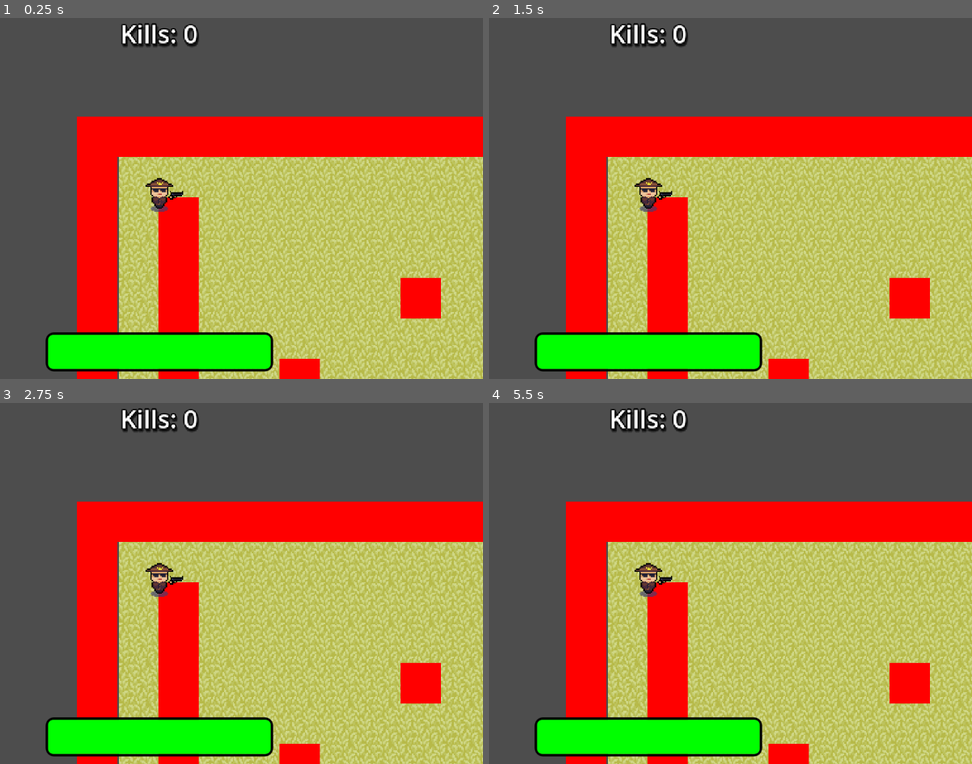
Above: before the commit, frames 1-4 (two rows, left to right).
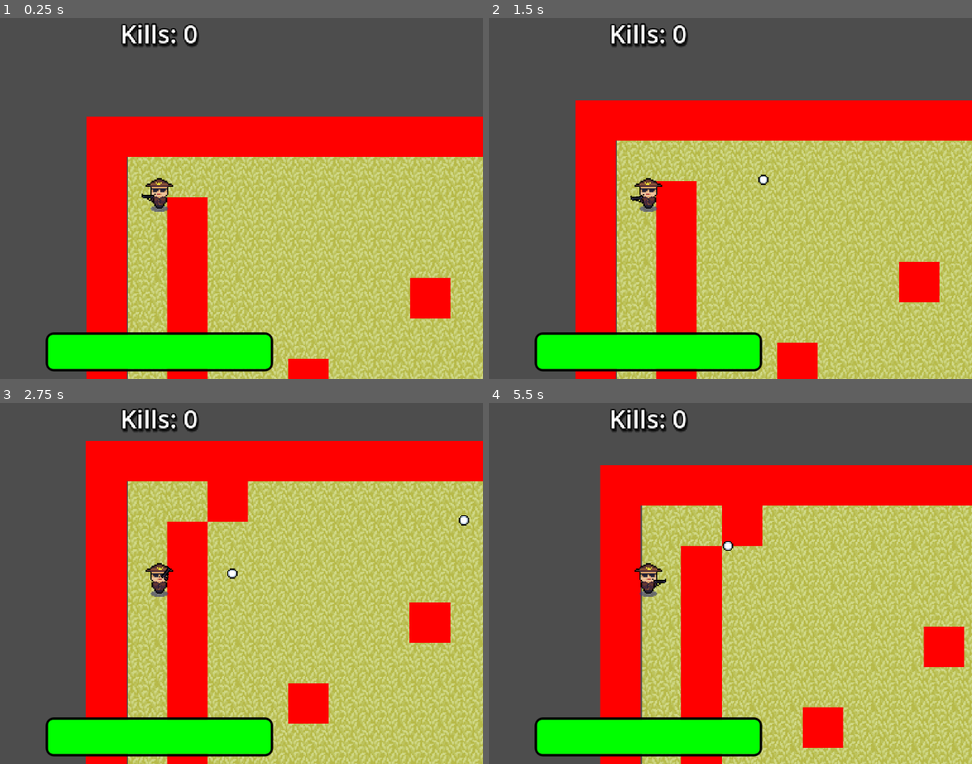
Above: after the commit, the same moments.

Repository: Crystalwarrior/top-down-zombie-game
Game: Godot game, scene res://scenes/NewHumanoidZombiesAndSuvivor/maintest.tscn
Same seed, same stepped clock (60 frames per second), same inputs: the game is played once before the commit and once after it. This scene is started directly instead of the project's main scene.
Inputs (mouse positions are in pixels of both pictures, inside the frame that each line leads up to):
- Up to frame 1 (0.25 s): no input
- Up to frame 2 (1.5 s): tap Enter at 0.5 s; move the mouse to (788, 180) at 0.52 s; hold D (right) 0.53-1.28 s; hold 1 (changeweapon, bound only before the commit) 0.53-1.28 s; click (788, 180) at 0.8 s; tap Space at 1.25 s; move the mouse to (517, 216) at 1.27 s; hold S (down) from 1.28 s (still down); click (517, 216) at 1.35 s
- Up to frame 3 (2.75 s): tap 1 (changeweapon, bound only before the commit) at 1.55 s; move the mouse to (222, 504) at 2.02 s; release S (down) at 2.03 s; hold D (right) from 2.03 s (still down); hold Right mouse button (build) from 2.03 s (still down); click (222, 504) at 2.3 s
- Up to frame 4 (5.5 s): move the mouse to (614, 655) at 2.77 s; release D (right) at 2.78 s; release Right mouse button (build) at 2.78 s; hold W (up) 2.78-3.53 s; tap 1 (changeweapon, bound only before the commit) at 2.85, 4.35 s; move the mouse to (841, 637) at 3.52 s; press the mouse at (841, 637) at 3.53 s; hold A (left) 3.53-5.03 s; tap Escape (changeweapon, bound only after the commit) at 4.15 s; move the mouse to (outside the picture) at 4.27 s; release the mouse at (outside the picture) at 4.28 s; move the mouse to (682, 583) at 5.02 s; press the mouse at (682, 583) at 5.03 s; hold S (down) from 5.03 s (still down)

The runs differ from the first frame. In frame 1, 20% of the frame differs, in the area x 15-100%, y 27-100%; in frame 2, 28%; in frame 3, 43%; in frame 4, 45%, in the area x 15-100%, y 17-100%.
Error before the commit: Parse Error: Too few arguments for "_startWeapon()" call. Expected at least 1 but received 0. (res://scenes/NewHumanoidZombiesAndSuvivor/Humanoids/survivor.gd:…

Commit message:
Humanoid and weapon update
+Zombies and survivors now inherit from the humanoid script & scene
+Weapons and inventory now work data wise/resource wise.

Diff:
--- a/project.godot
+++ b/project.godot
@@ -76,7 +76,7 @@
 }
 changeweapon={
 "deadzone": 0.2,
-"events": [Object(InputEventKey,"resource_local_to_scene":fa …(140 unchanged characters)… ":false,"keycode":0,"physical_keycode":49,"key_label":0,"unicode":0,"location":0,"echo":false,"script":null)
+"events": [Object(InputEventKey,"resource_local_to_scene":fa …(140 unchanged characters)… ":false,"keycode":0,"physical_keycode":4194305,"key_label":0,"unicode":0,"location":0,"echo":false,"script":null)
 ]
 }
 
--- /dev/null
+++ b/scenes/NewHumanoidZombiesAndSuvivor/Humanoids/Humanoid Extending/Survivor.tscn
@@ -0,0 +1,25 @@
+[gd_scene load_steps=9 format=3 uid="uid://b83lvy55y6ryp"]
+
+[ext_resource type="PackedScene" uid="uid://cgerwscr8xc4g" path="res://scenes/NewHumanoidZombiesAndSuvivor/Humanoids/humanoid.tscn" id="1_trj2p"]
+[ext_resource type="Script" uid="uid://dq2n8ie327k52" path="res://scenes/NewHumanoidZombiesAndSuvivor/Humanoids/Humanoid Extending/survivor.gd" id="2_lg1ox"]
+[ext_resource type="Script" uid="uid://c5h60kfp1umlt" path="res://scenes/NewHumanoidZombiesAndSuvivor/Weapons/BaseWeaponScripts/weapon_data.gd" id="3_gqo7q"]
+[ext_resource type="Texture2D" uid="uid://bl16way1b6ce7" path="res://assets/sprites/survivor/body.png" id="3_u40x1"]
+[ext_resource type="Resource" uid="uid://cti5jxo8q5jv4" path="res://scenes/NewHumanoidZombiesAndSuvivor/Weapons/Weapon Data/pistol_data.tres" id="4_l171q"]
+[ext_resource type="Texture2D" uid="uid://dwdd62t0xqtw4" path="res://assets/sprites/survivor/head.png" id="4_muaom"]
+[ext_resource type="Resource" uid="uid://b0ir1te7pn3l6" path="res://scenes/NewHumanoidZombiesAndSuvivor/Weapons/Weapon Data/ar_data.tres" id="5_bn2ab"]
+[ext_resource type="Texture2D" uid="uid://c3a05rroe31k0" path="res://assets/sprites/survivor/hand.png" id="6_ghj31"]
+
+[node name="Survivor" instance=ExtResource("1_trj2p")]
+collision_layer = 2
+script = ExtResource("2_lg1ox")
+speed = 64.0
+starting_weapons = Array[ExtResource("3_gqo7q")]([ExtResource("4_l171q"), ExtResource("5_bn2ab")])
+
+[node name="Body" parent="Body" index="0"]
+texture = ExtResource("3_u40x1")
+
+[node name="Head" parent="Body" index="1"]
+texture = ExtResource("4_muaom")
+
+[node name="Hand" parent="AimPivot/Hand" index="0"]
+texture = ExtResource("6_ghj31")
--- a/scenes/NewHumanoidZombiesAndSuvivor/Humanoids/Zombie.tscn
+++ b/scenes/NewHumanoidZombiesAndSuvivor/Humanoids/Humanoid Extending/Zombie.tscn
@@ -1,7 +1,7 @@
 [gd_scene load_steps=12 format=3 uid="uid://c0f20egkwjphd"]
 
 [ext_resource type="PackedScene" uid="uid://cgerwscr8xc4g" path="res://scenes/NewHumanoidZombiesAndSuvivor/Humanoids/humanoid.tscn" id="1_rww7k"]
-[ext_resource type="Script" uid="uid://d4b3iy70eifnu" path="res://scenes/NewHumanoidZombiesAndSuvivor/Humanoids/zombie.gd" id="2_rww7k"]
+[ext_resource type="Script" uid="uid://d4b3iy70eifnu" path="res://scenes/NewHumanoidZombiesAndSuvivor/Humanoids/Humanoid Extending/zombie.gd" id="2_rww7k"]
 [ext_resource type="Texture2D" uid="uid://c85ixv750g77j" path="res://assets/sprites/zombie/body.png" id="3_mqlbn"]
 [ext_resource type="Texture2D" uid="uid://dxioc3wb0o3li" path="res://assets/sprites/zombie/head.png" id="4_1oy8c"]
 [ext_resource type="Texture2D" uid="uid://dhgen4juohtca" path="res://assets/sprites/zombie/hand.png" id="5_w6nqd"]
--- a/scenes/NewHumanoidZombiesAndSuvivor/Humanoids/survivor.gd
+++ b/scenes/NewHumanoidZombiesAndSuvivor/Humanoids/Humanoid Extending/survivor.gd
@@ -6,9 +6,12 @@
 
 var bullet_scene = preload("uid://dkk63rewjas47")
 
+#Change/add/remove starting weapon data in the inspector!
+@export var starting_weapons : Array[WeaponData]
 
 func _ready() -> void:
-	_startWeapon()
+	for weapon in starting_weapons:
+		add_weapon(weapon)
 
 func _physics_process(_delta: float) -> void:
 	var direction = Vector2(Input.get_axis("left", "right"), Input.get_axis("up", "down"))
@@ -24,13 +27,14 @@
 
 func _input(event: InputEvent) -> void:
 	if event.is_action_pressed("shoot"):
-		shoot()
+		use_weapon()
+		if event.is_action_pressed("changeweapon"):
+			cycle_weapon()
 
-func shoot():
-	var bullet: Node2D = bullet_scene.instantiate()
-	get_tree().root.add_child(bullet)
-	bullet.global_position = %Hand.global_position
-	bullet.damage = 1.0
-	bullet.shoot(Vector2.from_angle(%AimPivot.rotation)*2, 2.0)
-	%Audio.stream = load("res://assets/sounds/gunshot.wav")
-	%Audio.play()
+func use_weapon():
+	if weapon_inventory.size() == 0:
+		print ("Oh Shit I'm unarmed!")
+		return
+	else:
+		print("I have a weapon! Let me shoot it!")
+		current_weapon.use_weapon()
--- a/scenes/NewHumanoidZombiesAndSuvivor/Humanoids/Survivor.tscn
+++ /dev/null
@@ -1,26 +0,0 @@
-[gd_scene load_steps=7 format=3 uid="uid://b83lvy55y6ryp"]
-
-[ext_resource type="PackedScene" uid="uid://cgerwscr8xc4g" path="res://scenes/NewHumanoidZombiesAndSuvivor/Humanoids/humanoid.tscn" id="1_trj2p"]
-[ext_resource type="Script" uid="uid://dq2n8ie327k52" path="res://scenes/NewHumanoidZombiesAndSuvivor/Humanoids/survivor.gd" id="2_lg1ox"]
-[ext_resource type="Texture2D" uid="uid://bl16way1b6ce7" path="res://assets/sprites/survivor/body.png" id="3_u40x1"]
-[ext_resource type="Texture2D" uid="uid://dwdd62t0xqtw4" path="res://assets/sprites/survivor/head.png" id="4_muaom"]
-[ext_resource type="Texture2D" uid="uid://du11kbvccset6" path="res://assets/sprites/pistol.png" id="5_4t12e"]
-[ext_resource type="Texture2D" uid="uid://c3a05rroe31k0" path="res://assets/sprites/survivor/hand.png" id="6_ghj31"]
-
-[node name="Survivor" instance=ExtResource("1_trj2p")]
-collision_layer = 2
-script = ExtResource("2_lg1ox")
-speed = 64.0
-
-[node name="Body" parent="Body" index="0"]
-texture = ExtResource("3_u40x1")
-
-[node name="Head" parent="Body" index="1"]
-texture = ExtResource("4_muaom")
-
-[node name="Weapon" type="Sprite2D" parent="AimPivot/Hand" index="0"]
-texture = ExtResource("5_4t12e")
-offset = Vector2(5, -2)
-
-[node name="Hand" parent="AimPivot/Hand" index="1"]
-texture = ExtResource("6_ghj31")
--- a/scenes/NewHumanoidZombiesAndSuvivor/Humanoids/humanoid.gd
+++ b/scenes/NewHumanoidZombiesAndSuvivor/Humanoids/humanoid.gd
@@ -107,7 +107,44 @@
 #-----
 #Weapons and Inventory
 #-----
+#To add a weapon to an inventory, do NOT add the scene, instance, or anything. ONLY reference
+#weapons by their Data/resource and instantiate things using the scene/prefab contained in that
+#weapon data. Ex. data.weapon_scene.instantiate, etc.
 
-#Give the humanoid a weapon on spawn by signalling to the Inventory System script.
-func _startWeapon(weapon: Weapon) :
-	inventory_system.add_item(weapon)
+
+var weapon_inventory: Array [WeaponData] = []
+var current_weapon_index = -1
+var current_weapon: Weapon
+
+func add_weapon(data: WeaponData) -> void:
+
+	weapon_inventory.append(data)
+	equip_weapon(0)
+	print("added " + data.name)
+
+#
+func equip_weapon(index: int) -> void:
+#Checking if there are any weapons OR the player has the weapon with the high index.
+	if index < 0 or index >= weapon_inventory.size():
+		return
+#Destros the previous weapon's node
+	if current_weapon:
+		current_weapon.queue_free()
+#Finds the new weapons data and instantiates the scene contained in the data.
+	var weapon_data = weapon_inventory[index]
+	var weapon_instance = weapon_data.weapon_scene.instantiate()
+	%Hand.add_child(weapon_instance)
+	print("instantiated " + weapon_instance.name + 'as child of' + weapon_instance.get_parent().name)
+
+#Logs the current weapon in the var and it's index and sets up the weapons values.
+	current_weapon = weapon_instance
+	current_weapon._setup_weapons(weapon_data,self)
+	current_weapon_index = index
+
+func cycle_weapon() -> void:
+	if weapon_inventory.is_empty():
+		return
+#When the player presses the cycle weapon button, moves the index up by 1 and loops it around the
+#current size of the weapon inventory using the % operator.
+	current_weapon_index = (current_weapon_index + 1) % weapon_inventory.size()
+	equip_weapon(current_weapon_index)
--- a/scenes/NewHumanoidZombiesAndSuvivor/Humanoids/humanoid.tscn
+++ b/scenes/NewHumanoidZombiesAndSuvivor/Humanoids/humanoid.tscn
@@ -1,7 +1,7 @@
 [gd_scene load_steps=6 format=3 uid="uid://cgerwscr8xc4g"]
 
 [ext_resource type="Script" uid="uid://ebv7qex7bcpa" path="res://scenes/NewHumanoidZombiesAndSuvivor/Humanoids/humanoid.gd" id="1_b0hq3"]
-[ext_resource type="Script" uid="uid://ff7rlc2jkke4" path="res://scenes/NewHumanoidZombiesAndSuvivor/Weapons/inventory_system.gd" id="2_qqgc7"]
+[ext_resource type="Script" uid="uid://ff7rlc2jkke4" path="res://scenes/NewHumanoidZombiesAndSuvivor/Weapons/BaseWeaponScripts/inventory_system.gd" id="2_qqgc7"]
 [ext_resource type="Script" uid="uid://b2i7revwbq52f" path="res://scenes/health_system.gd" id="3_4q20b"]
 [ext_resource type="Texture2D" uid="uid://b6y6ud6f2cue2" path="res://assets/sprites/shadow.png" id="4_0kvbq"]
 
--- /dev/null
+++ b/scenes/NewHumanoidZombiesAndSuvivor/Weapons/BaseWeaponScripts/Weapon.gd
@@ -0,0 +1,32 @@
+@icon ("res://assets/sprites/zombie/Weapon.png")
+extends Node
+class_name Weapon
+
+var data: WeaponData
+var weapon_owner: Humanoid
+var can_attack: bool = true
+
+func _setup_weapons(this_data: WeaponData, this_owner: Humanoid ) -> void:
+	data = this_data
+	weapon_owner = this_owner
+
+func use_weapon() -> void:
+	if can_attack == false:
+		return
+	else:
+#Calls the attack on function after gating through can_attack
+		can_attack = false
+		attack()
+#Creates a new timer node,
+#lasting for a second followed by opening the can_attack gate again after the timer runs out
+		await get_tree().create_timer(1.0 / data.attack_rate).timeout
+		can_attack = true
+
+func attack() -> void:
+	var bullet: Node2D = data.bullet_scene.instantiate()
+	get_tree().root.add_child(bullet)
+	bullet.global_position = self.get_parent().global_position
+	bullet.damage = 1.0
+	bullet.shoot(Vector2.from_angle(self.get_parent().rotation)*2, 2.0)
+	$Audio.stream = load("res://assets/sounds/gunshot.wav")
+	$Audio.play()
--- /dev/null
+++ b/scenes/NewHumanoidZombiesAndSuvivor/Weapons/BaseWeaponScripts/weapon_data.gd
@@ -0,0 +1,7 @@
+extends Resource
+class_name WeaponData
+
+@export var name: String
+@export var bullet_scene: PackedScene
+@export var weapon_scene: PackedScene
+@export var attack_rate: int
--- a/scenes/NewHumanoidZombiesAndSuvivor/Weapons/Pistol.gd
+++ /dev/null
@@ -1,9 +0,0 @@
-extends Weapon
-
-const thisWeaponTexture: Texture2D = preload("res://assets/sprites/pistol.png")
-
-func _ready() -> void:
-	weapon_name = "Pistol"
-	bullet = preload("uid://dkk63rewjas47")
-	description = "A normal pistol."
-	sprite.texture = thisWeaponTexture
--- /dev/null
+++ b/scenes/NewHumanoidZombiesAndSuvivor/Weapons/Weapon Data/ar_data.tres
@@ -0,0 +1,13 @@
+[gd_resource type="Resource" script_class="WeaponData" load_steps=4 format=3 uid="uid://b0ir1te7pn3l6"]
+
+[ext_resource type="PackedScene" uid="uid://dkk63rewjas47" path="res://scenes/ally_bullet.tscn" id="1_u2wew"]
+[ext_resource type="Script" uid="uid://c5h60kfp1umlt" path="res://scenes/NewHumanoidZombiesAndSuvivor/Weapons/BaseWeaponScripts/weapon_data.gd" id="2_7helo"]
+[ext_resource type="PackedScene" uid="uid://dtrj5whv54cwq" path="res://scenes/NewHumanoidZombiesAndSuvivor/Weapons/WeaponScenes/AR.tscn" id="3_g0ne2"]
+
+[resource]
+script = ExtResource("2_7helo")
+name = "assault rifle"
+bullet_scene = ExtResource("1_u2wew")
+weapon_scene = ExtResource("3_g0ne2")
+attack_rate = 2
+metadata/_custom_type_script = "uid://c5h60kfp1umlt"
--- /dev/null
+++ b/scenes/NewHumanoidZombiesAndSuvivor/Weapons/Weapon Data/pistol_data.tres
@@ -0,0 +1,13 @@
+[gd_resource type="Resource" script_class="WeaponData" load_steps=4 format=3 uid="uid://cti5jxo8q5jv4"]
+
+[ext_resource type="PackedScene" uid="uid://dkk63rewjas47" path="res://scenes/ally_bullet.tscn" id="1_bx881"]
+[ext_resource type="Script" uid="uid://c5h60kfp1umlt" path="res://scenes/NewHumanoidZombiesAndSuvivor/Weapons/BaseWeaponScripts/weapon_data.gd" id="2_bx881"]
+[ext_resource type="PackedScene" uid="uid://cwj5ubfkqjmw3" path="res://scenes/NewHumanoidZombiesAndSuvivor/Weapons/WeaponScenes/Pistol.tscn" id="3_246x7"]
+
+[resource]
+script = ExtResource("2_bx881")
+name = "pistol"
+bullet_scene = ExtResource("1_bx881")
+weapon_scene = ExtResource("3_246x7")
+attack_rate = 1
+metadata/_custom_type_script = "uid://c5h60kfp1umlt"
--- a/scenes/NewHumanoidZombiesAndSuvivor/Weapons/Weapon.gd
+++ /dev/null
@@ -1,11 +0,0 @@
-@icon ("res://assets/sprites/zombie/Weapon.png")
-extends Node
-class_name Weapon
-
-var weapon_name: String
-
-var bullet
-
-@export var sprite: Sprite2D
-
-var description: String
--- /dev/null
+++ b/scenes/NewHumanoidZombiesAndSuvivor/Weapons/WeaponScenes/AR.tscn
@@ -0,0 +1,7 @@
+[gd_scene load_steps=3 format=3 uid="uid://dtrj5whv54cwq"]
+
+[ext_resource type="PackedScene" uid="uid://c07s0v8arvjhl" path="res://scenes/NewHumanoidZombiesAndSuvivor/Weapons/WeaponScenes/weapon.tscn" id="1_jtgx2"]
+[ext_resource type="Texture2D" uid="uid://ddvif2bnq8u31" path="res://assets/sprites/assaultriflet.png" id="2_5mqng"]
+
+[node name="AR" instance=ExtResource("1_jtgx2")]
+texture = ExtResource("2_5mqng")
--- /dev/null
+++ b/scenes/NewHumanoidZombiesAndSuvivor/Weapons/WeaponScenes/Pistol.tscn
@@ -0,0 +1,7 @@
+[gd_scene load_steps=3 format=3 uid="uid://cwj5ubfkqjmw3"]
+
+[ext_resource type="PackedScene" uid="uid://c07s0v8arvjhl" path="res://scenes/NewHumanoidZombiesAndSuvivor/Weapons/WeaponScenes/weapon.tscn" id="1_qirhi"]
+[ext_resource type="Texture2D" uid="uid://du11kbvccset6" path="res://assets/sprites/pistol.png" id="2_p1wxm"]
+
+[node name="Pistol" instance=ExtResource("1_qirhi")]
+texture = ExtResource("2_p1wxm")
--- /dev/null
+++ b/scenes/NewHumanoidZombiesAndSuvivor/Weapons/WeaponScenes/weapon.tscn
@@ -0,0 +1,8 @@
+[gd_scene load_steps=2 format=3 uid="uid://c07s0v8arvjhl"]
+
+[ext_resource type="Script" uid="uid://d4nievxe5dubx" path="res://scenes/NewHumanoidZombiesAndSuvivor/Weapons/BaseWeaponScripts/Weapon.gd" id="1_khj0r"]
+
+[node name="Weapon" type="Sprite2D"]
+script = ExtResource("1_khj0r")
+
+[node name="Audio" type="AudioStreamPlayer2D" parent="."]
--- a/scenes/NewHumanoidZombiesAndSuvivor/maintest.tscn
+++ b/scenes/NewHumanoidZombiesAndSuvivor/maintest.tscn
@@ -6,8 +6,8 @@
 [ext_resource type="Texture2D" uid="uid://bgkofnalpdfvn" path="res://assets/sprites/grass_tile.png" id="4_4wuyk"]
 [ext_resource type="Script" uid="uid://bgqrbmouc4nkl" path="res://scenes/obstacleLayer.gd" id="5_orh7k"]
 [ext_resource type="Script" uid="uid://dkmqwhnqkg4s7" path="res://scenes/obstaclebuild.gd" id="6_nxq5c"]
-[ext_resource type="PackedScene" uid="uid://c0f20egkwjphd" path="res://scenes/NewHumanoidZombiesAndSuvivor/Humanoids/Zombie.tscn" id="8_3pve5"]
-[ext_resource type="PackedScene" uid="uid://b83lvy55y6ryp" path="res://scenes/NewHumanoidZombiesAndSuvivor/Humanoids/Survivor.tscn" id="8_bc6u6"]
+[ext_resource type="PackedScene" uid="uid://c0f20egkwjphd" path="res://scenes/NewHumanoidZombiesAndSuvivor/Humanoids/Humanoid Extending/Zombie.tscn" id="8_3pve5"]
+[ext_resource type="PackedScene" uid="uid://b83lvy55y6ryp" path="res://scenes/NewHumanoidZombiesAndSuvivor/Humanoids/Humanoid Extending/Survivor.tscn" id="8_bc6u6"]
 
 [sub_resource type="StyleBoxFlat" id="StyleBoxFlat_tefeu"]
 content_margin_left = 2.0
@@ -136,7 +136,7 @@
 
 [node name="Camera2D" type="Camera2D" parent="YSortEntityGroup/Survivor"]
 
-[node name="Zombie" parent="." instance=ExtResource("8_3pve5")]
+[node name="Zombie" parent="YSortEntityGroup" instance=ExtResource("8_3pve5")]
 position = Vector2(552, 220)
 speed = 20.0
 
--- a/scenes/NewHumanoidZombiesAndSuvivor/testScene.tscn
+++ b/scenes/NewHumanoidZombiesAndSuvivor/testScene.tscn
@@ -1,7 +1,7 @@
 [gd_scene load_steps=3 format=3 uid="uid://dstp5kr47j58s"]
 
-[ext_resource type="PackedScene" uid="uid://b83lvy55y6ryp" path="res://scenes/NewHumanoidZombiesAndSuvivor/Humanoids/Survivor.tscn" id="1_q4a5a"]
-[ext_resource type="PackedScene" uid="uid://c0f20egkwjphd" path="res://scenes/NewHumanoidZombiesAndSuvivor/Humanoids/Zombie.tscn" id="2_5s07d"]
+[ext_resource type="PackedScene" uid="uid://b83lvy55y6ryp" path="res://scenes/NewHumanoidZombiesAndSuvivor/Humanoids/Humanoid Extending/Survivor.tscn" id="1_q4a5a"]
+[ext_resource type="PackedScene" uid="uid://c0f20egkwjphd" path="res://scenes/NewHumanoidZombiesAndSuvivor/Humanoids/Humanoid Extending/Zombie.tscn" id="2_5s07d"]
 
 [node name="TestScene" type="Node2D"]
 
Binary file added: assets/sprites/assaultriflet.png
Not shown, added: assets/sprites/assaultriflet.png.import
Renamed: scenes/NewHumanoidZombiesAndSuvivor/Humanoids/survivor.gd.uid -> scenes/NewHumanoidZombiesAndSuvivor/Humanoids/Humanoid Extending/survivor.gd.uid
Renamed: scenes/NewHumanoidZombiesAndSuvivor/Humanoids/zombie.gd -> scenes/NewHumanoidZombiesAndSuvivor/Humanoids/Humanoid Extending/zombie.gd
Renamed: scenes/NewHumanoidZombiesAndSuvivor/Humanoids/zombie.gd.uid -> scenes/NewHumanoidZombiesAndSuvivor/Humanoids/Humanoid Extending/zombie.gd.uid
Renamed: scenes/NewHumanoidZombiesAndSuvivor/Weapons/Weapon.gd.uid -> scenes/NewHumanoidZombiesAndSuvivor/Weapons/BaseWeaponScripts/Weapon.gd.uid
Renamed: scenes/NewHumanoidZombiesAndSuvivor/Weapons/inventory_system.gd -> scenes/NewHumanoidZombiesAndSuvivor/Weapons/BaseWeaponScripts/inventory_system.gd
Renamed: scenes/NewHumanoidZombiesAndSuvivor/Weapons/inventory_system.gd.uid -> scenes/NewHumanoidZombiesAndSuvivor/Weapons/BaseWeaponScripts/inventory_system.gd.uid
Not shown, added: scenes/NewHumanoidZombiesAndSuvivor/Weapons/BaseWeaponScripts/weapon_data.gd.uid
Not shown, removed: scenes/NewHumanoidZombiesAndSuvivor/Weapons/Pistol.gd.uid
